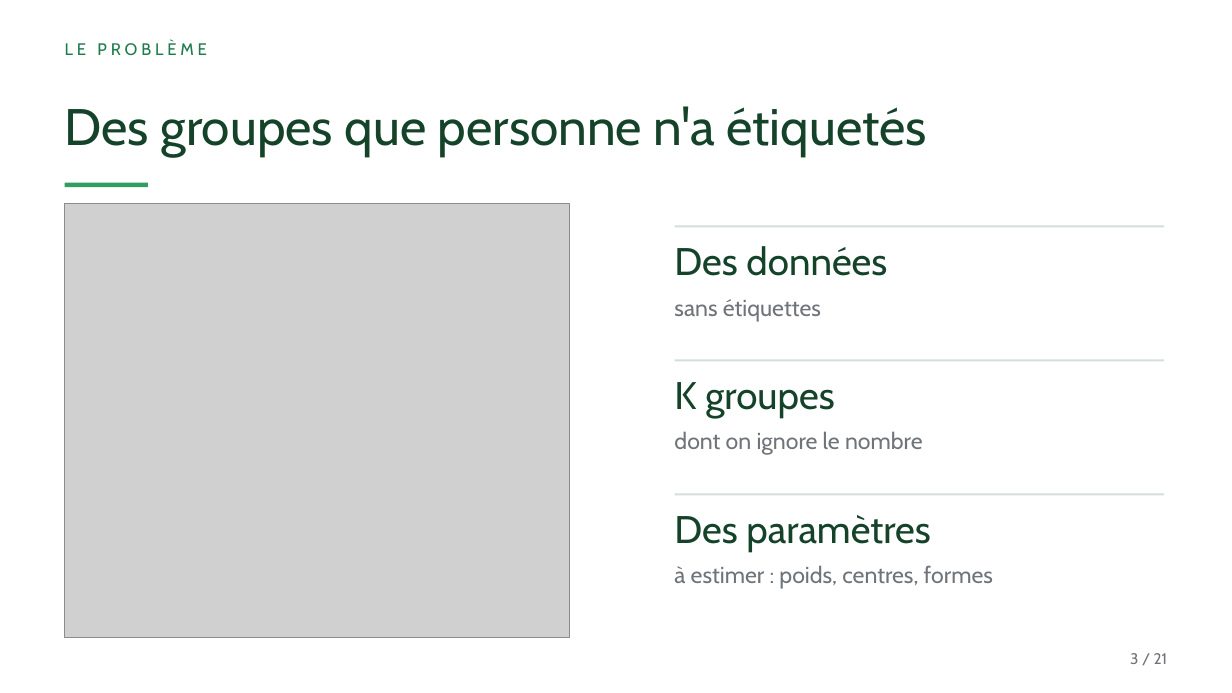
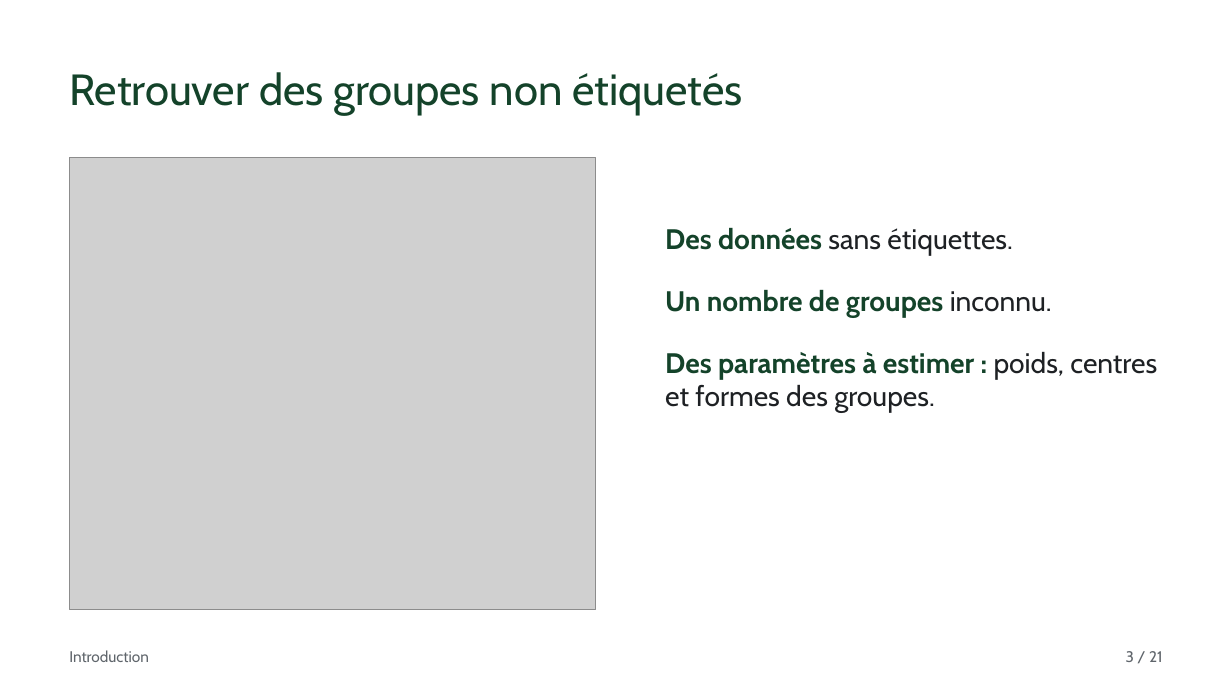
Before and after one commit to Kanaicare8/em-classique-vs-variationnel, a slide deck: slide 3 of presentation/Presoutenance_Icare.pptx. Drawn at 1232x693 pixels with LibreOffice and Linux fonts; fonts in the diff are those of the drawing; grey boxes stand for pictures. Boxes give left, top, right and bottom in pixels: in the first picture for what was removed or moved away, otherwise in the second. Text is boxed around its words. In the diff, an @@ line names an element or a change of style, - is before the commit and + after.

```diff
--- a/presentation/Presoutenance_Icare.pptx
+++ b/presentation/Presoutenance_Icare.pptx
@@ text removed at box(65, 41, 206, 55) @@
-LE PROBLÈME
@@ text at box(69, 72, 743, 115): text changed; size 40 to 34 pt @@
-Des groupes que personne n'a étiquetés
+Retrouver des groupes non étiquetés
@@ picture: place and size @@
-picture at box(65, 203, 570, 638)
+picture at box(69, 157, 596, 610)
@@ line removed from (65, 185) to (148, 185) @@
@@ text added at box(665, 228, 1157, 413), 22 pt, text #1E2124 @@
+Des données sans étiquettes.
+Un nombre de groupes inconnu.
+Des paramètres à estimer : poids, centres et formes des groupes.
@@ line removed from (675, 226) to (1165, 226) @@
@@ text removed at box(674, 246, 887, 276) @@
-Des données
@@ text removed at box(674, 299, 821, 322) @@
-sans étiquettes
@@ text removed at box(674, 382, 834, 419) @@
-K groupes
@@ line removed from (675, 360) to (1165, 360) @@
@@ text removed at box(674, 431, 923, 455) @@
-dont on ignore le nombre
@@ line removed from (675, 494) to (1165, 494) @@
@@ text removed at box(674, 515, 930, 553) @@
-Des paramètres
@@ text removed at box(674, 565, 993, 589) @@
-à estimer : poids, centres, formes
@@ text added at box(69, 650, 149, 662), 12 pt, text #5F656B @@
+Introduction
@@ text "3 / 21" at box(1126, 651, 1163, 662): text colour #6F747A to #5F656B @@
```
Also in this commit, not shown: 13 other slides changed, 7 slides added, 7 slides removed, 26 other files.
